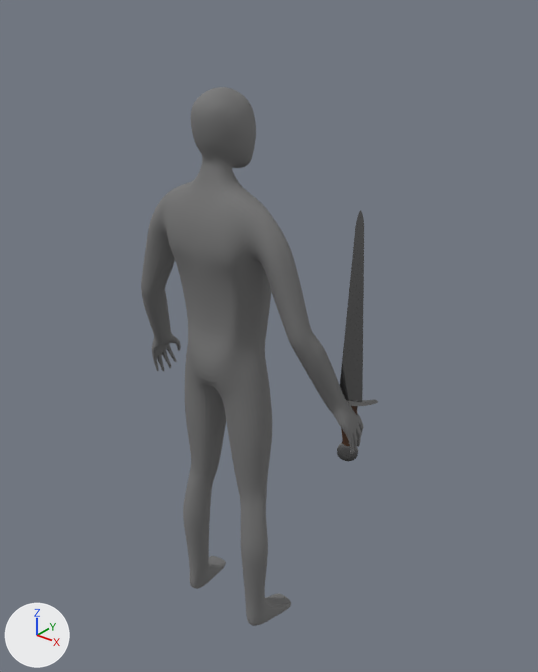
Two versions of the Blender file IvoryKeep/res/item/weapon/melee/broadsword/broadsword_moveset.blend, one commit apart.
Before and after are seen from a 50 mm camera at (1.364, -1.5, 2.024) aimed at (0.043, 0.152, 1.0). Arrows for +X, +Y and +Z are at lower left; the lights stay in place.
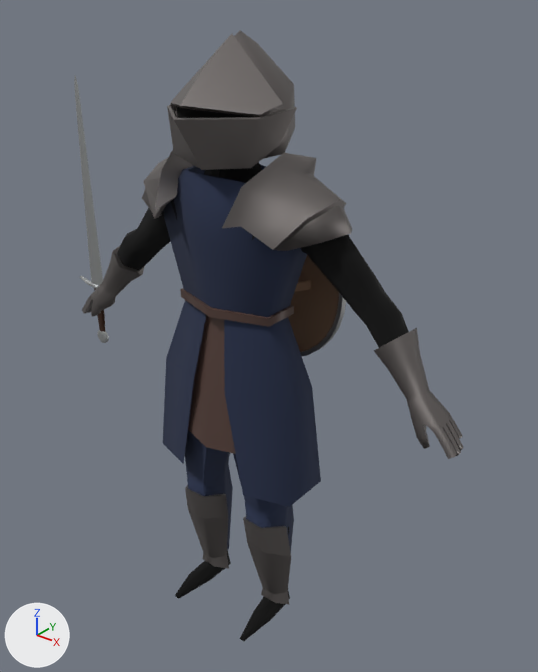
Changed parts and their boxes (x1, y1, x2, y2) in the pictures (538 x 672 px):
'Cube', deleted
    before: (141, 87, 363, 626)
'Armor2', added (blue)
    after: (142, 150, 352, 507)
'Armor4', added
    after: (167, 31, 297, 170)
'Armor3', added
    after: (185, 430, 294, 605)
'Arms', added (black)
    after: (117, 208, 409, 348)
'Armor5', added
    after: (82, 246, 464, 459)
'Cylinder', reshaped, moved, turned
    before: (337, 210, 378, 461)
    after: (74, 76, 109, 343)
'Armor1', added (brown)
    after: (188, 315, 236, 454)
'Shield2', added (brown)
    after: (288, 255, 346, 356)
'Feet', added (black)
    after: (175, 551, 290, 641)
'Head', added (black)
    after: (176, 106, 262, 183)
'Torso', added
    after: (170, 170, 254, 240)
part 1 of me_cylinder, rebuilt (33% narrower, 10% taller)
    before: (341, 406, 358, 446)
    after: (94, 288, 105, 332)
part 2 of me_cylinder, rebuilt (20% wider, 9% taller)
    before: (340, 210, 364, 401)
    after: (74, 76, 103, 285)
part 3 of me_cylinder, rebuilt
    before: (348, 400, 378, 406)
    after: (80, 276, 98, 289)
part 4 of me_cylinder, rebuilt
    before: (348, 399, 375, 402)
    after: (82, 276, 99, 286)
part 5 of me_cylinder, built on
    before: (337, 443, 358, 461)
    after: (97, 330, 109, 343)

Patch to the scene script:
```diff
--- a/IvoryKeep/res/item/weapon/melee/broadsword/broadsword_moveset.blend.py
+++ b/IvoryKeep/res/item/weapon/melee/broadsword/broadsword_moveset.blend.py
@@ mat_material_002 @@
 mat_material_002 = principled_material('Material.002')
-mat_material_002.base_color = (0.194, 0.194, 0.194)  # grey #7a7a7a
+mat_material_002.base_color = (0.0208, 0.0311, 0.0714)  # dark blue #28314c
 mat_material_002.roughness = 1.0
@@ me_cylinder @@
 # used by ob_cylinder; location = (0.381, 0.106, 0.833); rotation_euler = (0.0, 0.0, 0.498), in degrees (0, 0, 29)
-me_cylinder.from_pydata(...)  # 1084 vertices, 1596 faces; spans x -0.079..0.079, y -0.011..0.011, z -0.131..0.645
-me_cylinder.materials.append(mat_material_001)
+me_cylinder.from_pydata(...)  # 4118 vertices, 5858 faces; spans x -0.098..0.098, y -0.012..0.012, z -0.157..0.787
+# me_cylinder part 1: the loose piece of 264 vertices spanning x -0.024..0.024, y -0.011..0.011, z -0.078..0.07 is rebuilt with 1129 vertices and now spans x -0.02..0.02, y -0.009..0.009, z -0.123..0.064, in mat_material_010 (brown #382012)
+# me_cylinder part 2: the loose piece of 86 vertices spanning x -0.035..0.035, y -0.003..0.0, z 0.072..0.645 is rebuilt with 327 vertices and now spans x -0.035..0.035, y -0.005..0.0, z 0.066..0.787, in mat_material_009 (light grey #c4c7c7)
+# me_cylinder part 3: the loose piece of 45 vertices spanning x -0.079..0.079, y -0.01..-0.002, z 0.067..0.088 is rebuilt with 178 vertices and now spans x -0.098..0.098, y -0.012..-0.001, z 0.061..0.086, in mat_material_009 (light grey #c4c7c7)
+# me_cylinder part 4: the loose piece of 30 vertices spanning x -0.071..0.071, y -0.006..0.006, z 0.078..0.088 is rebuilt with 104 vertices and now spans x -0.095..0.095, y -0.008..0.008, z 0.073..0.086, in mat_material_009 (light grey #c4c7c7)
+# me_cylinder part 5: 384 vertices removed from x -0.032..0.032, y -0.01..0.01, z -0.131..-0.067; 1717 vertices added at x -0.026..0.026, y -0.008..0.008, z -0.157..-0.104
+me_cylinder.materials.append(mat_material_009)  # light grey #c4c7c7
+me_cylinder.materials.append(mat_material_010)  # brown #382012
@@ me_cylinder_001 @@
+me_cylinder_001.from_pydata([(0.0, 0.111, 1.15), (0.134, 0.071, 1.148), (0.134, 0.004, 1.149), (0.0, -0.036, 1.152), (0.0, 0.193, 0.7), (0.234, 0.117, 0.699), (0.233, -0.032, 0.699), (0.0, -0.108, 0.702), (0.196, 0.114, 0.903), (0.0, 0.187, 0.904), (0.0, -0.078, 0.905), (0.196, -0.029, 0.903)], [], [(8, 5, 4, 9), (11, 6, 5, 8), (10, 7, 6, 11), (3, 10, 11, 2), (2, 11, 8, 1), (1, 8, 9, 0)])
+me_cylinder_001.polygons.foreach_set('use_smooth', [True] * 6)
+me_cylinder_001.materials.append(mat_material_001)
@@ ob_cylinder @@
 ob_cylinder = bpy.data.objects.new('Cylinder', me_cylinder)
-ob_cylinder.location = (0.381, 0.106, 0.833)
-ob_cylinder.rotation_euler = (0.0, 0.0, 0.498)  # degrees (0, 0, 29)
+ob_cylinder.location = (-0.67, 0.06, 0.95)
@@ ob_cube @@
-ob_cube = bpy.data.objects.new('Cube', me_cube)
@@ ob_feet @@
+ob_feet = bpy.data.objects.new('Feet', me_cylinder_013)  # 24 vertices, 19 faces; spans x 0.098..0.185, y -0.141..0.121, z -0.009..0.091; in mat_material (black #000000); modifiers MIRROR, EDGE_SPLIT
+ob_feet.location = (0.0, 0.0, 0.0)
@@ ob_legs @@
+ob_legs = bpy.data.objects.new('Legs', me_cylinder_012)  # 57 vertices, 50 faces; spans x 0.0..0.202, y -0.041..0.125, z 0.089..1.035; in mat_material (black #000000); modifiers MIRROR, EDGE_SPLIT
+ob_legs.location = (0.0, 0.0, 0.0)
@@ ob_armor5 @@
+ob_armor5 = bpy.data.objects.new('Armor5', me_cylinder_011)  # 149 vertices, 168 faces; spans x 0.465..0.746, y 0.016..0.149, z 0.898..1.19; in mat_material_003 (grey #86817f); modifiers MIRROR, EDGE_SPLIT
+ob_armor5.location = (0.0, 0.0, 0.0)
@@ ob_armor4 @@
+ob_armor4 = bpy.data.objects.new('Armor4', me_cylinder_008)  # 27 vertices, 14 faces; spans x 0.0..0.27, y -0.171..0.242, z 1.555..1.893; in mat_material_003 (grey #86817f); modifiers MIRROR, SOLIDIFY, EDGE_SPLIT
+ob_armor4.location = (0.0, 0.0, 0.0)
+ob_armor4.scale = (0.723, 1.0, 1.0)
@@ ob_armor3 @@
+ob_armor3 = bpy.data.objects.new('Armor3', me_cylinder_007)  # 52 vertices, 45 faces; spans x 0.008..0.219, y -0.051..0.124, z 0.025..0.848; in mat_material_002 (dark blue #28314c), mat_material_003 (grey #86817f); modifiers MIRROR, EDGE_SPLIT
+ob_armor3.location = (0.0, 0.0, 0.0)
@@ ob_head @@
+ob_head = bpy.data.objects.new('Head', me_cylinder_006)  # 22 vertices, 14 faces; spans x 0.0..0.252, y -0.068..0.229, z 1.425..1.852; in mat_material (black #000000); modifiers MIRROR, EDGE_SPLIT
+ob_head.location = (0.0, 0.0, 0.0)
+ob_head.scale = (0.723, 1.0, 1.0)
@@ ob_arms @@
+ob_arms = bpy.data.objects.new('Arms', me_cylinder_005)  # 175 vertices, 196 faces; spans x 0.175..0.746, y 0.017..0.144, z 0.898..1.515; in mat_material (black #000000); modifiers MIRROR, EDGE_SPLIT
+ob_arms.location = (0.0, 0.0, 0.0)
@@ ob_armor2 @@
+ob_armor2 = bpy.data.objects.new('Armor2', me_cylinder_002)  # 94 vertices, 66 faces; spans x 0.0..0.371, y -0.143..0.246, z 0.564..1.611; in mat_material_002 (dark blue #28314c), mat_material_003 (grey #86817f); modifiers MIRROR, EDGE_SPLIT
+ob_armor2.location = (0.0, 0.0, 0.0)
@@ ob_armor1 @@
+ob_armor1 = bpy.data.objects.new('Armor1', me_cylinder_001)  # modifiers MIRROR, EDGE_SPLIT
+ob_armor1.location = (0.0, 0.0, 0.0)
@@ ob_torso @@
+ob_torso = bpy.data.objects.new('Torso', me_cylinder_1)  # 50 vertices, 38 faces; spans x 0.0..0.231, y -0.052..0.131, z 0.991..1.525; in mat_material (black #000000); modifiers MIRROR, EDGE_SPLIT
+ob_torso.location = (0.0, 0.0, 0.0)
@@ ob_shield2 @@
+ob_shield2 = bpy.data.objects.new('Shield2', me_circle_003)  # 1021 vertices, 1412 faces; spans x -0.266..0.266, y -0.266..0.266, z -0.087..0.034; in mat_material_007 (brown #785c47), mat_material_008 (grey #9d9d9d)
+ob_shield2.location = (0.0, 0.23, 1.16)
+ob_shield2.rotation_euler = (1.571, 0.0, 0.0)  # degrees (90, 0, 0)
```
